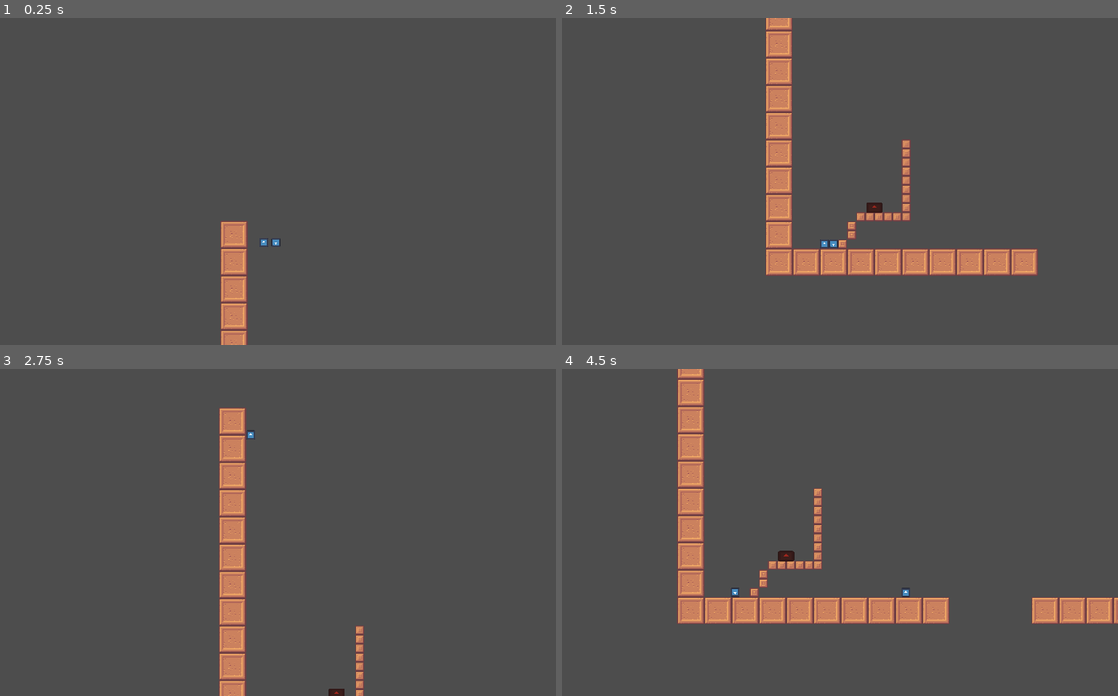
Above: before the commit, frames 1-4 (two rows, left to right).
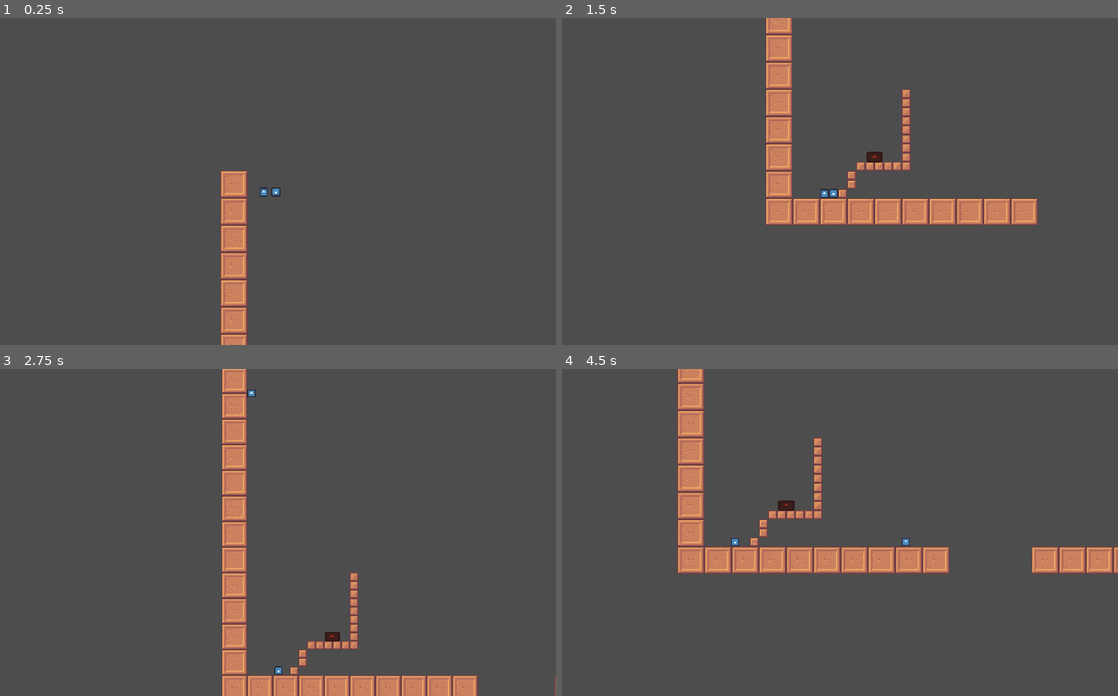
Above: after the commit, the same moments.

Repository: Shaayer/Platformer-Race
Game: Godot game, scene res://control.tscn
The game is run twice, just before and just after one commit, with the same random seed, the same clock (stepped at 60 frames per second) and the same inputs. The engine's default icon, where the game draws it, is replaced by a stand-in: a white triangle on a blue panel in a dark square.
Inputs:
- Up to frame 1 (0.25 s): no input
- Up to frame 2 (1.5 s): hold Right (ui_right) from 0.53 s (still down); tap A (a) at 0.6 s; tap Up (ui_up) at 0.77 s; tap D (d) at 0.8, 1.35 s
- Up to frame 3 (2.75 s): tap Up (ui_up) at 1.52 s; tap A (a) at 1.55, 2.1 s; release Right (ui_right) at 2.03 s; hold Left (ui_left) from 2.03 s (still down); tap D (d) at 2.3 s
- Up to frame 4 (4.5 s): release Left (ui_left) at 2.78 s; hold Right (ui_right) 2.78-4.28 s; tap D (d) at 2.85, 3.8 s; tap Up (ui_up) at 3.02, 3.77 s; tap A (a) at 3.05, 4.35 s; tap W (w) at 3.6 s; hold Left (ui_left) from 4.28 s (still down)

The runs differ from the first frame. In frame 1, 1.5% of the frame differs, in the area x 39-51%, y 46-100%; in frame 2, 10%; in frame 3, 6.8%; in frame 4, 13%, in the area x 20-100%, y 0-78%.

Commit message:
y camera zooming

Diff:
--- a/Control.gd
+++ b/Control.gd
@@ -9,22 +9,46 @@
 func _ready():
 	pass # Replace with function body.
 
-var topCameraDistance=1000
+var topCameraDistancex=1000
+var xZoom=0
+var yZoom=0
+var topCameraDistancey=550
+var xdistance=0
+var ydistance=0
+var dropDistance=1000
 # Called every frame. 'delta' is the elapsed time since the previous frame.
 func _process(delta):
 	posPlayer2=$Player2.position.x
 	posPlayer1=$Player.position.x
 	posPlayer2y=$Player2.position.y
 	posPlayer1y=$Player.position.y
+	if posPlayer1y>dropDistance:
+		posPlayer1y=dropDistance
+	if posPlayer2y>dropDistance:
+		posPlayer2y=dropDistance
 	$Camera2D.cameraCenter(posPlayer1,posPlayer2)
 	$Camera2D.cameraCentery(posPlayer1y,posPlayer2y)
-	distance=findDistance()
-	if distance>topCameraDistance:
-		$Camera2D.zoom.x=topCameraDistance/distance
-		$Camera2D.zoom.y=topCameraDistance/distance
+	xdistance=abs(posPlayer2-posPlayer1)
+	ydistance=abs(posPlayer2y-posPlayer1y)
+	if xdistance>topCameraDistancex:
+		xZoom=topCameraDistancex/xdistance
 	else:
-		$Camera2D.zoom.x=1
-		$Camera2D.zoom.y=1
+		xZoom=1
+
+	if ydistance>topCameraDistancey:
+		yZoom=topCameraDistancey/ydistance
+	else:
+		yZoom=1
+
+	if yZoom<xZoom:
+		$Camera2D.zoom.x=yZoom
+		$Camera2D.zoom.y=yZoom
+	elif xZoom<yZoom:
+		$Camera2D.zoom.x=xZoom
+		$Camera2D.zoom.y=xZoom
+	elif xZoom==yZoom:
+		$Camera2D.zoom.x=xZoom
+		$Camera2D.zoom.y=xZoom
 
 func findDistance():
 	var x=abs(posPlayer2-posPlayer1)
--- a/control.tscn
+++ b/control.tscn
@@ -581,7 +581,7 @@
 
 [node name="Camera2D" type="Camera2D" parent="."]
 position = Vector2(63, 9)
-offset = Vector2(2.08165e-12, -100)
+offset = Vector2(2.08165e-12, 2.08165e-12)
 position_smoothing_enabled = true
 script = ExtResource("1_ftaop")
 
@@ -600,10 +600,10 @@
 
 [node name="Label" type="Label" parent="Player"]
 visible = false
-offset_left = 2315.0
-offset_top = -12.0
-offset_right = 2961.0
-offset_bottom = 231.0
+offset_left = 3342.0
+offset_top = 389.0
+offset_right = 3988.0
+offset_bottom = 632.0
 theme_override_font_sizes/font_size = 100
 text = "Player 1 won!"
 
@@ -628,10 +628,10 @@
 
 [node name="Label2" type="Label" parent="Player2"]
 visible = false
-offset_left = 2288.0
-offset_top = -12.0
-offset_right = 2934.0
-offset_bottom = 231.0
+offset_left = 3318.0
+offset_top = 391.0
+offset_right = 3964.0
+offset_bottom = 634.0
 theme_override_font_sizes/font_size = 100
 text = "Player 2 won!"
 
@@ -648,23 +648,29 @@
 [node name="Enemy" parent="." instance=ExtResource("7_7le2p")]
 
 [node name="Area2D" type="Area2D" parent="."]
+position = Vector2(4118, 605)
 script = ExtResource("9_a1yos")
 
 [node name="Icon" type="Sprite2D" parent="Area2D"]
-position = Vector2(4126, 633)
-scale = Vector2(0.421875, 10.5312)
+modulate = Color(0.231808, 0.55701, 0.603558, 1)
+position = Vector2(2.08165e-12, 2.08165e-12)
+scale = Vector2(0.421875, 13.1719)
 texture = ExtResource("3_2prb6")
+metadata/_edit_lock_ = true
 
 [node name="CollisionShape2D" type="CollisionShape2D" parent="Area2D"]
-position = Vector2(4119, 533)
+position = Vector2(2.08165e-12, 2.08165e-12)
 shape = SubResource("RectangleShape2D_ba1dk")
+metadata/_edit_lock_ = true
 
 [node name="Area2D2" type="Area2D" parent="."]
+position = Vector2(3568, 3135)
 script = ExtResource("10_b6xfx")
 
 [node name="CollisionShape2D" type="CollisionShape2D" parent="Area2D2"]
-position = Vector2(1862, 2584)
+position = Vector2(2.08165e-12, 2.08165e-12)
 shape = SubResource("RectangleShape2D_dcfiq")
+metadata/_edit_lock_ = true
 
 [node name="Enemy2" type="Area2D" parent="."]
 position = Vector2(1913, 503)
@@ -689,10 +695,10 @@
 
 [node name="Label" type="Label" parent="."]
 layout_mode = 0
-offset_left = 2775.0
-offset_top = 226.0
-offset_right = 3027.0
-offset_bottom = 384.0
+offset_left = 3832.0
+offset_top = 534.0
+offset_right = 4084.0
+offset_bottom = 692.0
 theme_override_font_sizes/font_size = 100
 script = ExtResource("12_h6cj0")
 
